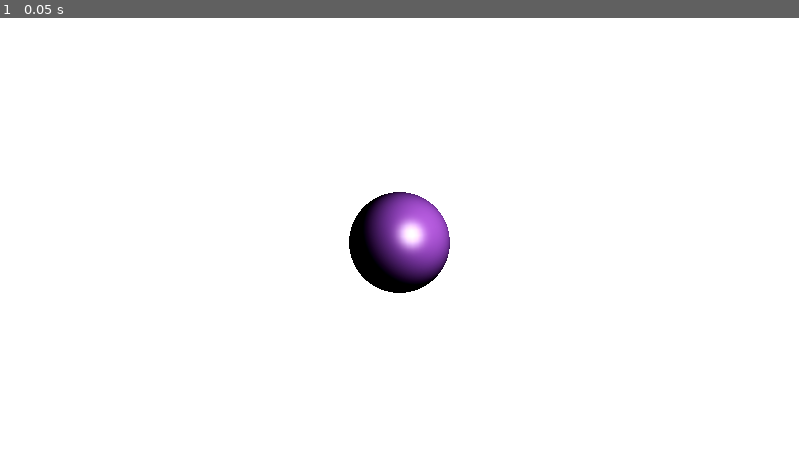
Above: before the commit, frame 1.
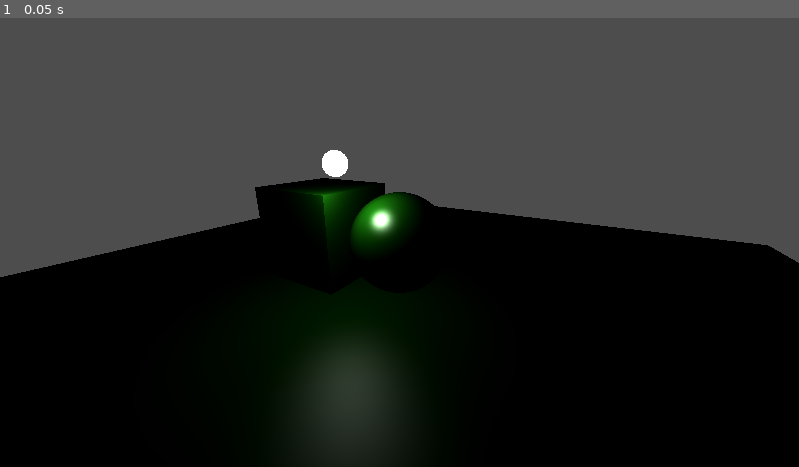
Above: after the commit, the same moment.

Repository: nonyx777/Real-Time-Rendering-Implementations-from-Book
Game: Godot game, scene res://Scenes/master.tscn
The game is run twice, just before and just after one commit, with the same random seed, the same clock (stepped at 60 frames per second) and the same inputs.
Inputs:
- Up to frame 1 (0.05 s): no input

The runs differ from the first frame. In frame 1, 99% of the frame differs, in the area x 0-100%, y 0-100%.

Commit message:
fixed brdf to satisfy the 3 requirements

Diff:
--- a/BlinnPhongBRDF/blinn_phong_brdf.gd
+++ b/BlinnPhongBRDF/blinn_phong_brdf.gd
@@ -1,17 +1,20 @@
-extends Node3D
+extends MeshInstance3D
 
-@onready var sphereMaterial: Material = $Sphere.mesh.surface_get_material(0)
 @export var light_position: MeshInstance3D
 
-var radiant_flux: float = 3.0 #Default 3.0
-var kd: Vector3 = Vector3(0.6, 0.3, 0.8) # Default (0.6, 0.3, 0.8)
-var ks: Vector3 = Vector3(1.0, 1.0, 1.0) # Default (1.0, 1.0, 1.0)
+var radiant_flux: float = 30.0 #Default 3.0
+var kd: Vector3 = Vector3(0.25, 0.5, 0.2) # Default (0.25, 0.5, 0.2)
+var ks: Vector3 = Vector3(0.25, 0.25, 0.25) # Default (1.0, 1.0, 1.0)
 var ns: float = 32.0 # Default 32.0
 
+var material: Material
 
 func _ready() -> void:
-	sphereMaterial.set_shader_parameter("radiant_flux", radiant_flux)
-	sphereMaterial.set_shader_parameter("kd", kd)
-	sphereMaterial.set_shader_parameter("ks", ks)
-	sphereMaterial.set_shader_parameter("ns", ns)
-	sphereMaterial.set_shader_parameter("light_position", light_position.position)
+	material = get_active_material(0)
+	material.set_shader_parameter("radiant_flux", radiant_flux)
+	material.set_shader_parameter("kd", kd)
+	material.set_shader_parameter("ks", ks)
+	material.set_shader_parameter("ns", ns)
+	material.set_shader_parameter("light_position", light_position.position)
+func _process(delta: float) -> void:
+	material.set_shader_parameter("light_position", light_position.position)
--- a/BlinnPhongBRDF/blinn_phong_brdf.gdshader
+++ b/BlinnPhongBRDF/blinn_phong_brdf.gdshader
@@ -10,18 +10,32 @@
 varying vec3 vertex_world_pos;
 varying vec3 vertex_world_norm;
 
+const float rgbgamma = 1.0/2.2;
+const float lingamma = 2.2;
+
+vec3 rgb2lin(vec3 rgb){
+	return pow(rgb, vec3(lingamma, lingamma, lingamma));
+}
+
+vec3 lin2rgb(vec3 lin){
+	return pow(lin, vec3(rgbgamma, rgbgamma, rgbgamma));
+}
+
 vec3 brdf(vec3 k_d, vec3 k_s, float n_s, vec3 cam_pos, vec3 light_pos, vec3 vertex_pos, vec3 vertex_norm){
-	vec3 light_dir = light_pos - vertex_pos;
-	vec3 view_dir = cam_pos - vertex_pos;
+	vec3 light_dir = normalize(light_pos - vertex_pos);
+	vec3 view_dir = normalize(cam_pos - vertex_pos);
 	vec3 half_dir = normalize(light_dir + view_dir);
-	return k_d + k_s * pow(max(dot(half_dir, vertex_norm), 0.0), n_s);
+	vec3 color = k_d/PI;
+	float normalization = (n_s + 2.0) / (2.0 * PI);
+	color += k_s * normalization * pow(max(dot(half_dir, vertex_norm), 0.0), n_s);
+	return color;
 }
 
 float irradiance(vec3 light_pos, vec3 vertex_pos, vec3 vertex_norm, float flux){
 	vec3 light_dir = light_pos - vertex_pos;
 	float c = max(dot(normalize(light_dir), vertex_norm), 0.0);
 	float light_dist = length(light_dir);
-	return c * (flux / (4.0 * PI * pow(0.5, 2)));
+	return c * flux / (4.0 * PI * light_dist * light_dist);
 }
 
 void vertex() {
@@ -30,5 +44,8 @@
 }
 
 void fragment() {
-	ALBEDO = vec3(1.0, 1.0, 1.0) * brdf(kd, ks, ns, CAMERA_POSITION_WORLD, light_position, vertex_world_pos, vertex_world_norm) * irradiance(light_position, vertex_world_pos, vertex_world_norm, radiant_flux);
+	vec3 brdf = brdf(rgb2lin(kd), rgb2lin(ks), ns, CAMERA_POSITION_WORLD, light_position, vertex_world_pos, vertex_world_norm);
+	float irradiance = irradiance(light_position, vertex_world_pos, vertex_world_norm, radiant_flux);
+	vec3 radiance = brdf * irradiance;
+	ALBEDO = radiance;
 }
--- a/Scenes/blinn_phong_brdf.tscn
+++ b/Scenes/blinn_phong_brdf.tscn
@@ -1,21 +1,9 @@
-[gd_scene load_steps=10 format=3 uid="uid://cpbyn124ivbup"]
+[gd_scene load_steps=11 format=3 uid="uid://cpbyn124ivbup"]
 
 [ext_resource type="Script" path="res://BlinnPhongBRDF/blinn_phong_brdf.gd" id="1_4iqhq"]
 [ext_resource type="Shader" path="res://BlinnPhongBRDF/blinn_phong_brdf.gdshader" id="1_nhkm0"]
 
-[sub_resource type="ProceduralSkyMaterial" id="ProceduralSkyMaterial_1if7s"]
-sky_horizon_color = Color(0.64625, 0.65575, 0.67075, 1)
-ground_horizon_color = Color(0.64625, 0.65575, 0.67075, 1)
-
-[sub_resource type="Sky" id="Sky_igi66"]
-sky_material = SubResource("ProceduralSkyMaterial_1if7s")
-
-[sub_resource type="Environment" id="Environment_ivvfx"]
-sky = SubResource("Sky_igi66")
-tonemap_mode = 2
-glow_enabled = true
-
-[sub_resource type="ShaderMaterial" id="ShaderMaterial_yydps"]
+[sub_resource type="ShaderMaterial" id="ShaderMaterial_gkcbh"]
 render_priority = 0
 shader = ExtResource("1_nhkm0")
 shader_parameter/radiant_flux = null
@@ -24,8 +12,8 @@
 shader_parameter/ns = null
 shader_parameter/light_position = null
 
-[sub_resource type="SphereMesh" id="SphereMesh_uecc7"]
-material = SubResource("ShaderMaterial_yydps")
+[sub_resource type="SphereMesh" id="SphereMesh_xwpnw"]
+material = SubResource("ShaderMaterial_gkcbh")
 
 [sub_resource type="StandardMaterial3D" id="StandardMaterial3D_aqk1c"]
 shading_mode = 0
@@ -37,20 +25,50 @@
 radius = 0.1
 height = 0.2
 
-[node name="BlinnPhongBRDF" type="Node3D" node_paths=PackedStringArray("light_position")]
+[sub_resource type="ShaderMaterial" id="ShaderMaterial_1s6ik"]
+render_priority = 0
+shader = ExtResource("1_nhkm0")
+shader_parameter/radiant_flux = null
+shader_parameter/kd = null
+shader_parameter/ks = null
+shader_parameter/ns = null
+shader_parameter/light_position = null
+
+[sub_resource type="BoxMesh" id="BoxMesh_u5uol"]
+material = SubResource("ShaderMaterial_1s6ik")
+
+[sub_resource type="ShaderMaterial" id="ShaderMaterial_03xb4"]
+render_priority = 0
+shader = ExtResource("1_nhkm0")
+shader_parameter/radiant_flux = null
+shader_parameter/kd = null
+shader_parameter/ks = null
+shader_parameter/ns = null
+shader_parameter/light_position = null
+
+[sub_resource type="PlaneMesh" id="PlaneMesh_b554b"]
+material = SubResource("ShaderMaterial_03xb4")
+size = Vector2(8, 8)
+
+[node name="BlinnPhongBRDF" type="Node3D"]
+
+[node name="Sphere" type="MeshInstance3D" parent="." node_paths=PackedStringArray("light_position")]
+mesh = SubResource("SphereMesh_xwpnw")
 script = ExtResource("1_4iqhq")
-light_position = NodePath("LightSource1")
-
-[node name="DirectionalLight3D" type="DirectionalLight3D" parent="."]
-transform = Transform3D(-0.866023, -0.433016, 0.250001, 0, 0.499998, 0.866027, -0.500003, 0.749999, -0.43301, 0, 0, 0)
-shadow_enabled = true
-
-[node name="WorldEnvironment" type="WorldEnvironment" parent="."]
-environment = SubResource("Environment_ivvfx")
-
-[node name="Sphere" type="MeshInstance3D" parent="."]
-mesh = SubResource("SphereMesh_uecc7")
+light_position = NodePath("../LightSource1")
 
 [node name="LightSource1" type="MeshInstance3D" parent="."]
-transform = Transform3D(1, 0, 0, 0, 1, 0, 0, 0, 1, 0.53125, 1, -1.32447)
+transform = Transform3D(1, 0, 0, 0, 1, 0, 0, 0, 1, 0.662729, 0.79926, 0.171252)
 mesh = SubResource("SphereMesh_yb37i")
+
+[node name="Box" type="MeshInstance3D" parent="." node_paths=PackedStringArray("light_position")]
+transform = Transform3D(1, 0, 0, 0, 1, 0, 0, 0, 1, 0, 0, 1)
+mesh = SubResource("BoxMesh_u5uol")
+script = ExtResource("1_4iqhq")
+light_position = NodePath("../LightSource1")
+
+[node name="Plane" type="MeshInstance3D" parent="." node_paths=PackedStringArray("light_position")]
+transform = Transform3D(1, 0, 0, 0, 1, 0, 0, 0, 1, 0, -0.5, 0)
+mesh = SubResource("PlaneMesh_b554b")
+script = ExtResource("1_4iqhq")
+light_position = NodePath("../LightSource1")
